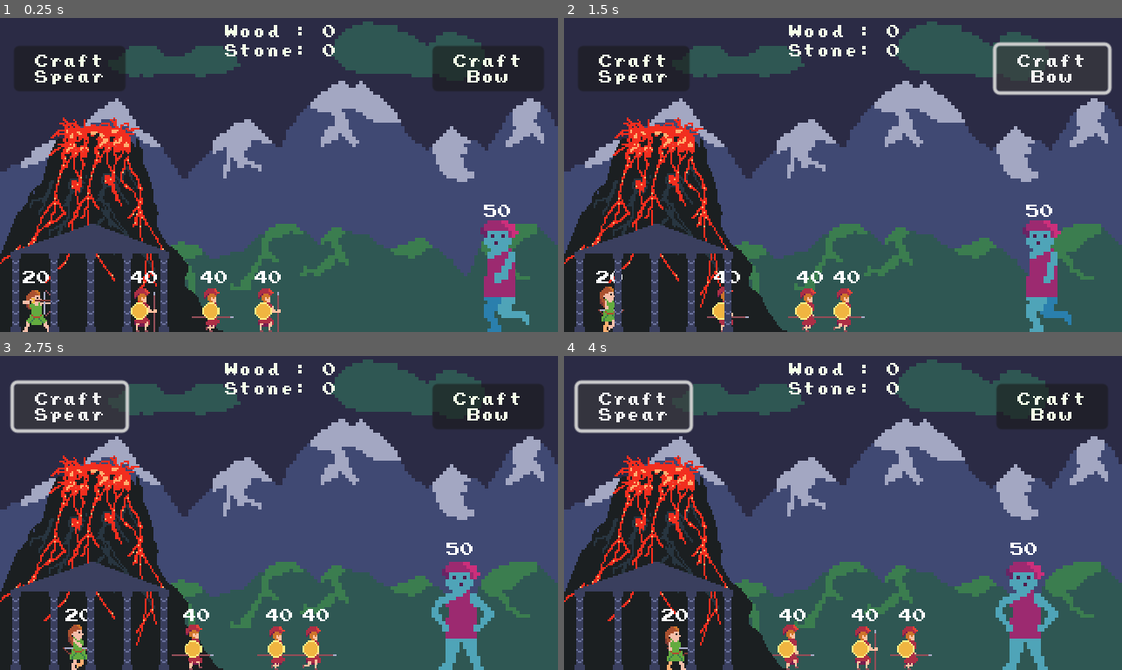
Above: before the commit, frames 1-4 (two rows, left to right).
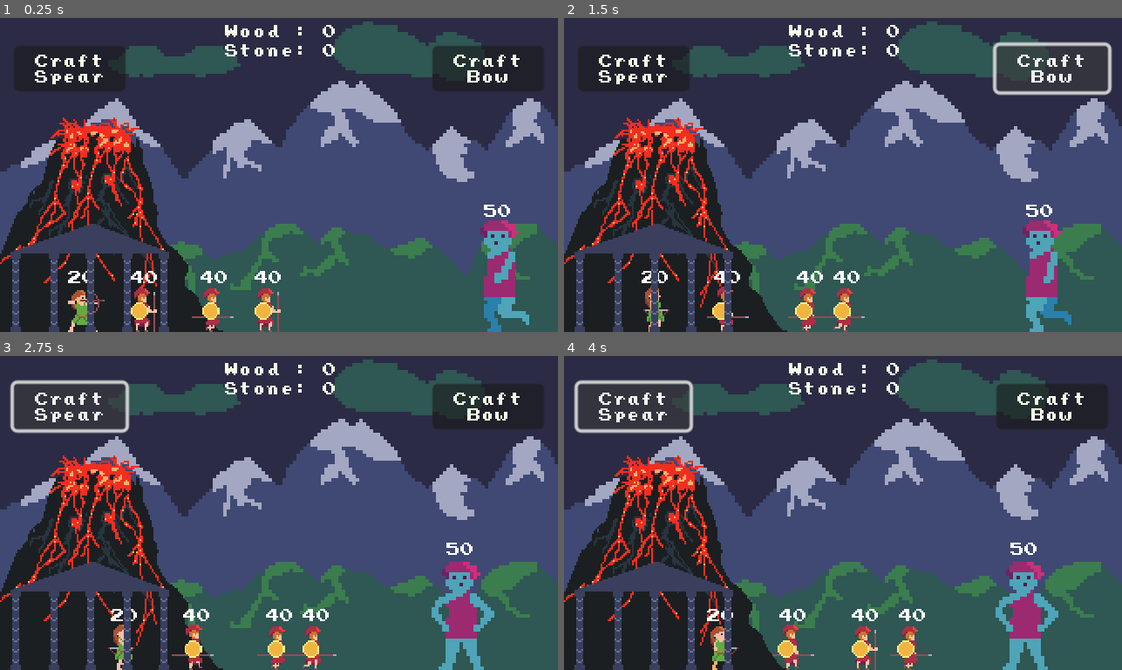
Above: after the commit, the same moments.

Repository: pjz987/Hephaestus
Game: Godot game, scene res://battle.tscn
Same seed, same stepped clock (60 frames per second), same inputs: the game is played once before the commit and once after it. The engine's default icon, where the game draws it, is replaced by a stand-in: a white triangle on a blue panel in a dark square.
Inputs:
- Up to frame 1 (0.25 s): no input
- Up to frame 2 (1.5 s): click "Craft Spear" at 0.5 s; click "Craft Bow" at 1.25 s
- Up to frame 3 (2.75 s): click "Craft Spear" at 2 s
- Up to frame 4 (4 s): click "Craft Bow" at 2.75 s; click "Craft Spear" at 3.5 s

The runs differ from the first frame. In frame 1, 0.8% of the frame differs, in the area x 4-19%, y 80-100%; in frame 2, 0.6%; in frame 3, 0.7%; in frame 4, 0.8%.

Commit message:
let's do the damn thing

Diff:
--- a/MasterAudio.tscn
+++ b/MasterAudio.tscn
@@ -6,26 +6,53 @@
 [ext_resource type="AudioStream" uid="uid://ck80btt5cx8dc" path="res://ESM_Fighting_Game_One_Shot_Designed_Combat_Hits_X_Ray_Hit_Sword_Spear_Slide_Slice_Slash_Attack.wav" id="4_uhfwx"]
 [ext_resource type="AudioStream" uid="uid://bfwbi8hn6ptgl" path="res://ESM_FG_FX_one_shot_farming_axe_chop_2_tool_wood_impact_whoosh.wav" id="5_th0j2"]
 [ext_resource type="AudioStream" uid="uid://dagw5d7euqv7" path="res://ESM_MU_FX_earth_whoosh_boulder_thowing_short_action_08.wav" id="6_4uhdd"]
+[ext_resource type="AudioStream" uid="uid://chexu4auewjqa" path="res://ESM_ACV_Vocals_female_death_gut_hit_groan_03.wav" id="7_v1xwu"]
+[ext_resource type="AudioStream" uid="uid://vyvck7kfpfch" path="res://ESM_ACV_Vocals_male_death_grunt_quick_kill_05.wav" id="8_yw51s"]
+[ext_resource type="AudioStream" uid="uid://dpmdt447awwgv" path="res://hoplite cheaties.wav" id="9_4lajv"]
+[ext_resource type="AudioStream" uid="uid://ces3ymus1gb2c" path="res://ZAP.wav" id="10_mrecg"]
+[ext_resource type="AudioStream" uid="uid://64vx1pk5ksyk" path="res://THUND1.wav" id="11_c1y1v"]
 
 [node name="Node" type="Node"]
 
 [node name="DeathSoundPlayer-Giant" type="AudioStreamPlayer2D" parent="."]
 stream = ExtResource("1_7hplh")
-volume_db = 14.703
+volume_db = 9.691
 
 [node name="ArrowFire" type="AudioStreamPlayer2D" parent="."]
 stream = ExtResource("2_r7um7")
+volume_db = -3.759
 
 [node name="ArrowHit" type="AudioStreamPlayer2D" parent="."]
 stream = ExtResource("3_abaw5")
+volume_db = -3.19
 
 [node name="SwordHit" type="AudioStreamPlayer2D" parent="."]
 stream = ExtResource("4_uhfwx")
+volume_db = -7.879
 
 [node name="WoodGather" type="AudioStreamPlayer2D" parent="."]
 stream = ExtResource("5_th0j2")
 
 [node name="BoulderHit" type="AudioStreamPlayer2D" parent="."]
 stream = ExtResource("6_4uhdd")
-volume_db = 3.759
+volume_db = -5.639
 pitch_scale = 0.76
+
+[node name="ArcherDeath" type="AudioStreamPlayer2D" parent="."]
+stream = ExtResource("7_v1xwu")
+volume_db = 0.626
+
+[node name="WarriorDeath" type="AudioStreamPlayer2D" parent="."]
+stream = ExtResource("8_yw51s")
+volume_db = 0.626
+
+[node name="OST" type="AudioStreamPlayer" parent="."]
+stream = ExtResource("9_4lajv")
+autoplay = true
+
+[node name="Lightning" type="AudioStreamPlayer2D" parent="."]
+stream = ExtResource("10_mrecg")
+volume_db = -3.669
+
+[node name="Thunder" type="AudioStreamPlayer2D" parent="."]
+stream = ExtResource("11_c1y1v")
--- a/archer.gd
+++ b/archer.gd
@@ -16,6 +16,8 @@
 
 @export var attack = 2
 var is_hero: bool
+var dsound = MasterAudio.get_child(6)
+
 
 @onready var label = $Label
 @onready var ray_cast_2d = $RayCast2D
@@ -110,6 +112,7 @@
 
 
 func _on_hurtbox_area_entered(area):
+	area.get_parent().hitsound.play()
 	health -= 5
 	if health <= 0:
 		die()
@@ -120,6 +123,8 @@
 	get_tree().current_scene.add_child(blood)
 	blood.global_position = blood_spawn_point.global_position
 	blood.emitting = true
+	dsound.play()
+	print("dsound played")
 	queue_free()
 
 
--- a/battle.tscn
+++ b/battle.tscn
@@ -95,7 +95,7 @@
 position = Vector2(154, 180)
 
 [node name="Archer" parent="." instance=ExtResource("9_ssi2e")]
-position = Vector2(21, 180)
+position = Vector2(47, 180)
 
 [node name="Temple" type="Sprite2D" parent="."]
 z_index = 1
--- a/soldier.gd
+++ b/soldier.gd
@@ -13,9 +13,11 @@
 @export var max_health = 40
 @export var health: int
 var hitsound=MasterAudio.get_child(3)
+#var hitsound=MasterAudio.get_child(10)
 
 @export var attack = 1
 var is_hero: bool
+var dsound = MasterAudio.get_child(7)
 
 @onready var sprite_2d = $Sprite2D
 @onready var label = $Label
@@ -88,6 +90,7 @@
 
 func die():
 	var blood = BLOOD_SCENE.instantiate()
+	dsound.play()
 	get_tree().current_scene.add_child(blood)
 	blood.global_position = blood_spawn_point.global_position
 	blood.emitting = true
Not shown, added: ESM_ACV_Vocals_female_death_gut_hit_groan_03.wav.import
Not shown, added: ESM_ACV_Vocals_male_death_grunt_quick_kill_05.wav.import
Not shown: 1 places in MasterAudio.tscn that only renumber resources
Not shown, added: THUND1.wav.import
Not shown, added: THUND2.wav.import
Not shown, added: ZAP.wav.import
Not shown, added: hoplite bronze.wav.import
Not shown, added: hoplite cheaties.wav.import
Not shown, added: hoplite silver.wav.import
Not shown, added: hoplite.wav.import
Not shown, added: ESM_ACV_Vocals_female_death_gut_hit_groan_03.wav
Not shown, added: ESM_ACV_Vocals_male_death_grunt_quick_kill_05.wav
(and 7 more such lines)
